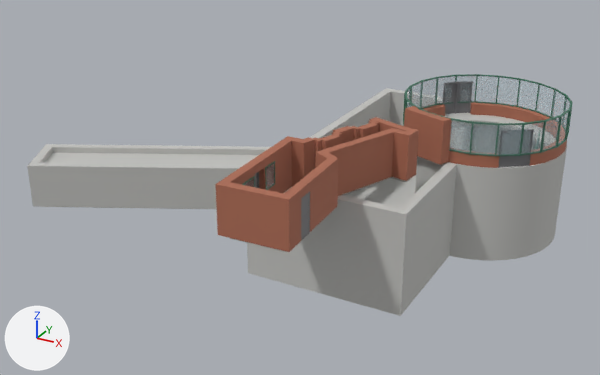
The glTF model public/models/the-drum.glb, before and after one commit.
Before and after are seen from a camera (50 mm lens) standing at (13.6, -48.6, 18.1) and looking at (-9.8, -6.1, -3.1). The axes (+X, +Y, +Z) are drawn at lower left. The lights are the same throughout. The first picture is the older version. Where no turn or scale is listed for an object, it has been applied to the vertices.

Names of what the first picture shows: 'Basic Ceiling Generic [1697219]', 'Basic Wall Concrete 600mm [1696112]', 'Basic Wall Concrete 600mm [1696526]', 'Basic Wall Concrete 600mm [1696627]', 'Basic Wall Concrete 600mm [1696712]', 'Basic Wall Concrete 600mm [1696760]', 'Basic Wall Concrete 600mm [1696798]', 'Basic Wall M_Exterior - Brick on CMU [1683124]', 'Basic Wall M_Exterior - Brick on CMU [1683896]', 'Basic Wall M_Exterior - Brick on CMU [1688735]', 'Basic Wall M_Exterior - Brick on CMU [1689250]', 'Floor Generic 300mm [1700320]' and 55 more.
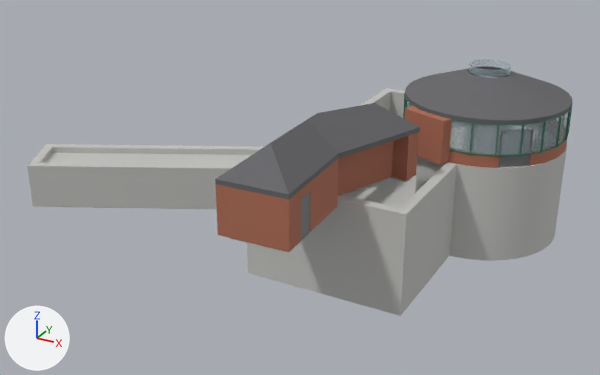
The change in detail:
Material 'Roof' (mat_roof) is new.
Its base color is (0.13, 0.13, 0.14) (dark grey #656569).
Its roughness is 0.8.
Mesh me_basic_roof_wood_rafter_184mm___asphalt_shingle__1702047__geometry is new.
It has 1279 vertices, 2550 faces and spans x 6.82..16.82, y -2.06..7.93, z 2.66..4.24.
It uses material mat_roof (dark grey #656569).
Mesh me_basic_roof_wood_rafter_184mm___asphalt_shingle__1701303__geometry is new.
It has 20 vertices, 36 faces and spans x 4.52..10.52, y -16.33..-3.85, z 2.66..4.45.
It uses material mat_roof (dark grey #656569).
Object 'Basic Roof Wood Rafter 184mm - Asphalt Shingle [1702047]' (ob_basic_roof_wood_rafter_184mm___asphalt_shingle__1702047) is new; it shows me_basic_roof_wood_rafter_184mm___asphalt_shingle__1702047__geometry.
Its location is (-11.82, -2.94, 0.0).
Object 'Basic Roof Wood Rafter 184mm - Asphalt Shingle [1701303]' (ob_basic_roof_wood_rafter_184mm___asphalt_shingle__1701303) is new; it shows me_basic_roof_wood_rafter_184mm___asphalt_shingle__1701303__geometry.
Its location is (-11.82, -2.94, 0.0).

What differs and where, as boxes (x1, y1, x2, y2) in the pictures (600 x 375 px):
'Basic Roof Wood Rafter 184mm - Asphalt Shingle [1701303]', added
    after: (215, 103, 420, 200)
'Basic Roof Wood Rafter 184mm - Asphalt Shingle [1702047]', added
    after: (405, 66, 572, 124)
'Basic Wall M_Exterior - Brick on CMU [1688735]', unchanged, covered by the edit
    before: (215, 139, 292, 237)
    after: (215, 184, 227, 237)
'Basic Wall Concrete 600mm [1696712]', unchanged, covered by the edit
    both: (247, 90, 391, 275)
'Basic Wall M_Exterior - Brick on CMU [1690780]', unchanged, covered by the edit
    before: (423, 103, 567, 151)
    after: (564, 141, 567, 151)
